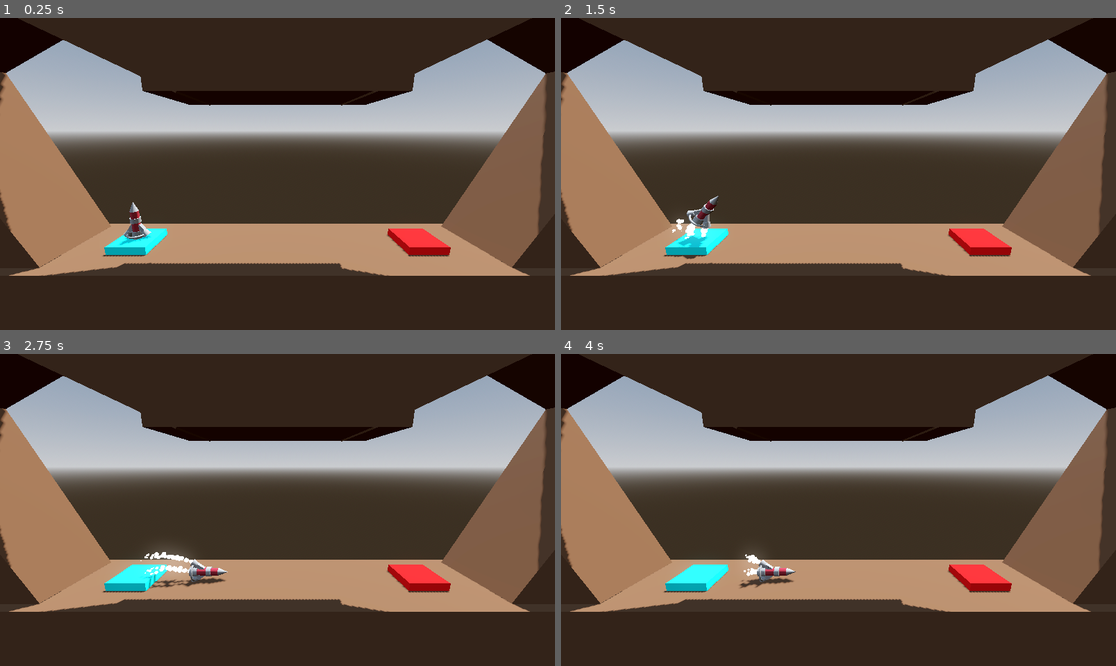
Above: before the commit, frames 1-4 (two rows, left to right).
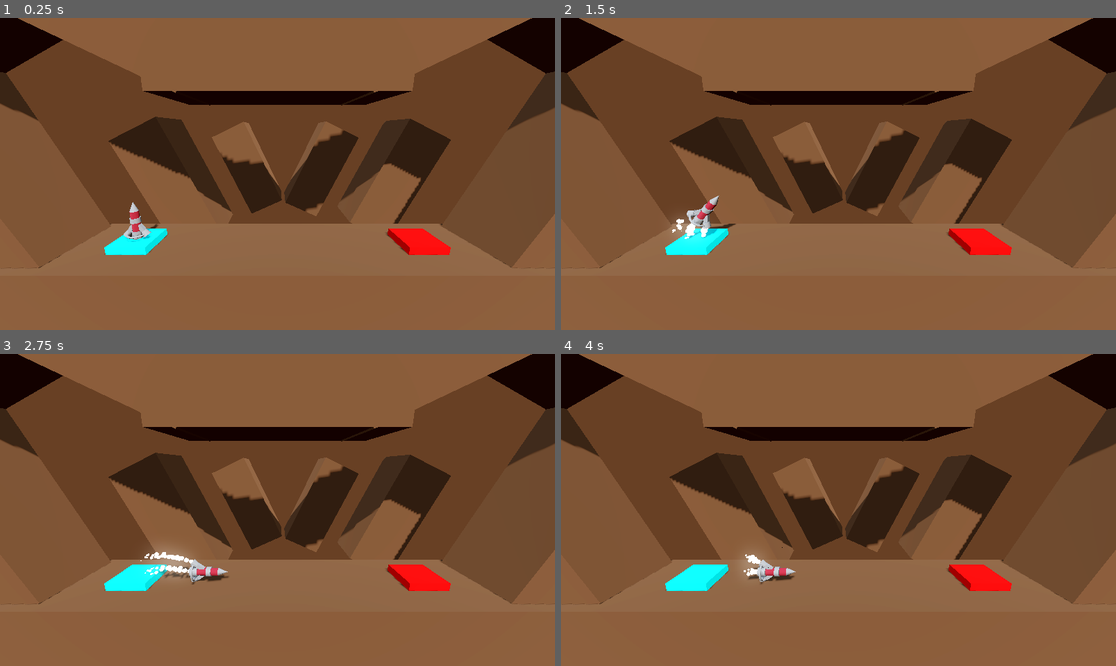
Above: after the commit, the same moments.

Repository: Mainuddin-Khaled/Project-Boost-3D-Godot
Game: Godot game, scene res://Level/level.tscn
The game is run twice, just before and just after one commit, with the same random seed, the same clock (stepped at 60 frames per second) and the same inputs.
Inputs:
- Up to frame 1 (0.25 s): no input
- Up to frame 2 (1.5 s): tap Enter at 0.5 s; hold D (Rotate Right) 0.53-1.28 s; hold W (Boost) 0.53-1.28 s; hold A (Rotate Left) from 1.28 s (still down); tap W (Boost) at 1.35 s
- Up to frame 3 (2.75 s): release A (Rotate Left) at 2.03 s; hold D (Rotate Right) from 2.03 s (still down); hold W (Boost) from 2.03 s (still down)
- Up to frame 4 (4 s): release W (Boost) at 2.78 s; tap W (Boost) at 2.85 s; release D (Rotate Right) at 3.53 s; hold A (Rotate Left) from 3.53 s (still down); hold W (Boost) from 3.53 s (still down)

The runs differ from the first frame. In frame 1, 87% of the frame differs, in the area x 0-100%, y 0-100%; in frame 2, 87%; in frame 3, 87%; in frame 4, 87%.

Commit message:
Eight Commit

Diff:
--- a/Level/level.tscn
+++ b/Level/level.tscn
@@ -12,8 +12,10 @@
 sky_material = SubResource("ProceduralSkyMaterial_yfk6w")
 
 [sub_resource type="Environment" id="Environment_qmtf6"]
-background_mode = 2
+background_mode = 1
+background_color = Color(0.08, 0.051999997, 0.031999998, 1)
 sky = SubResource("Sky_o6mkr")
+ambient_light_source = 3
 tonemap_mode = 2
 glow_enabled = true
 
@@ -29,7 +31,8 @@
 environment = SubResource("Environment_qmtf6")
 
 [node name="DirectionalLight3D" type="DirectionalLight3D" parent="." unique_id=1653326691]
-transform = Transform3D(-0.8660254, -0.43301278, 0.25, 0, 0.49999997, 0.86602545, -0.50000006, 0.75, -0.43301266, 0, 0, 0)
+transform = Transform3D(0.9848077, -0.11161889, 0.13302222, 0, 0.76604444, 0.6427876, -0.17364818, -0.6330222, 0.7544065, 0, 0, 0)
+light_energy = 0.5
 shadow_enabled = true
 
 [node name="Floor" parent="." unique_id=220647893 instance=ExtResource("1_uawph")]
--- a/Level/level_2.tscn
+++ b/Level/level_2.tscn
@@ -12,8 +12,10 @@
 sky_material = SubResource("ProceduralSkyMaterial_yfk6w")
 
 [sub_resource type="Environment" id="Environment_qmtf6"]
-background_mode = 2
+background_mode = 1
+background_color = Color(0.08, 0.051999997, 0.031999998, 1)
 sky = SubResource("Sky_o6mkr")
+ambient_light_source = 3
 tonemap_mode = 2
 glow_enabled = true
 
@@ -32,7 +34,8 @@
 environment = SubResource("Environment_qmtf6")
 
 [node name="DirectionalLight3D" type="DirectionalLight3D" parent="." unique_id=1653326691]
-transform = Transform3D(-0.8660254, -0.43301278, 0.25, 0, 0.49999997, 0.86602545, -0.50000006, 0.75, -0.43301266, 0, 0, 0)
+transform = Transform3D(0.9848077, -0.11161889, 0.13302222, 0, 0.76604444, 0.6427876, -0.17364818, -0.6330222, 0.7544065, 0, 0, 0)
+light_energy = 0.5
 shadow_enabled = true
 
 [node name="Obstacle" type="CSGBox3D" parent="." unique_id=493144646 groups=["Hazard"]]
--- a/Level/level_3.tscn
+++ b/Level/level_3.tscn
@@ -12,8 +12,10 @@
 sky_material = SubResource("ProceduralSkyMaterial_yfk6w")
 
 [sub_resource type="Environment" id="Environment_qmtf6"]
-background_mode = 2
+background_mode = 1
+background_color = Color(0.08, 0.051999997, 0.031999998, 1)
 sky = SubResource("Sky_o6mkr")
+ambient_light_source = 3
 tonemap_mode = 2
 glow_enabled = true
 
@@ -32,7 +34,8 @@
 environment = SubResource("Environment_qmtf6")
 
 [node name="DirectionalLight3D" type="DirectionalLight3D" parent="." unique_id=1653326691]
-transform = Transform3D(-0.8660254, -0.43301278, 0.25, 0, 0.49999997, 0.86602545, -0.50000006, 0.75, -0.43301266, 0, 0, 0)
+transform = Transform3D(0.9848077, -0.11161889, 0.13302222, 0, 0.76604444, 0.6427876, -0.17364818, -0.6330222, 0.7544065, 0, 0, 0)
+light_energy = 0.5
 shadow_enabled = true
 
 [node name="Obstacle" type="CSGBox3D" parent="." unique_id=493144646 groups=["Hazard"]]
--- a/Level/level_4.tscn
+++ b/Level/level_4.tscn
@@ -13,8 +13,10 @@
 sky_material = SubResource("ProceduralSkyMaterial_yfk6w")
 
 [sub_resource type="Environment" id="Environment_qmtf6"]
-background_mode = 2
+background_mode = 1
+background_color = Color(0.08, 0.051999997, 0.031999998, 1)
 sky = SubResource("Sky_o6mkr")
+ambient_light_source = 3
 tonemap_mode = 2
 glow_enabled = true
 
@@ -30,7 +32,8 @@
 environment = SubResource("Environment_qmtf6")
 
 [node name="DirectionalLight3D" type="DirectionalLight3D" parent="." unique_id=1653326691]
-transform = Transform3D(-0.8660254, -0.43301278, 0.25, 0, 0.49999997, 0.86602545, -0.50000006, 0.75, -0.43301266, 0, 0, 0)
+transform = Transform3D(0.9848077, -0.11161889, 0.13302222, 0, 0.76604444, 0.6427876, -0.17364818, -0.6330222, 0.7544065, 0, 0, 0)
+light_energy = 0.5
 shadow_enabled = true
 
 [node name="LaunchPad" type="CSGBox3D" parent="." unique_id=252057529]
--- a/floor.tscn
+++ b/floor.tscn
@@ -13,8 +13,28 @@
 size = Vector3(4, 10, 4)
 material = SubResource("StandardMaterial3D_uawph")
 
+[node name="Background" type="CSGBox3D" parent="." unique_id=1851053345]
+transform = Transform3D(0.90630776, -0.42261827, 0, 0.42261827, 0.90630776, 0, 0, 0, 1, -8.328298, 5.591076, -6.888857)
+size = Vector3(4, 10, 4)
+material = SubResource("StandardMaterial3D_uawph")
+
+[node name="Background2" type="CSGBox3D" parent="." unique_id=1250989590]
+transform = Transform3D(0.90630776, -0.42261827, 0, 0.42261827, 0.90630776, 0, 0, 0, 1, -3.41495, 5.591076, -15.016911)
+size = Vector3(4, 10, 4)
+material = SubResource("StandardMaterial3D_uawph")
+
 [node name="Wall2" type="CSGBox3D" parent="." unique_id=698622919]
 transform = Transform3D(0.9063077, 0.42261824, 0, -0.42261824, 0.9063077, 0, 0, 0, 1, 14.380703, 7.7291164, 0)
+size = Vector3(4, 10, 4)
+material = SubResource("StandardMaterial3D_uawph")
+
+[node name="Background3" type="CSGBox3D" parent="." unique_id=2004742081]
+transform = Transform3D(0.9063077, 0.42261824, 0, -0.42261824, 0.9063077, 0, 0, 0, 1, 10.47126, 5.591076, -9.064472)
+size = Vector3(4, 10, 4)
+material = SubResource("StandardMaterial3D_uawph")
+
+[node name="Background4" type="CSGBox3D" parent="." unique_id=2139635376]
+transform = Transform3D(0.9063077, 0.42261824, 0, -0.42261824, 0.9063077, 0, 0, 0, 1, 4.8325243, 5.591076, -14.208603)
 size = Vector3(4, 10, 4)
 material = SubResource("StandardMaterial3D_uawph")
 
